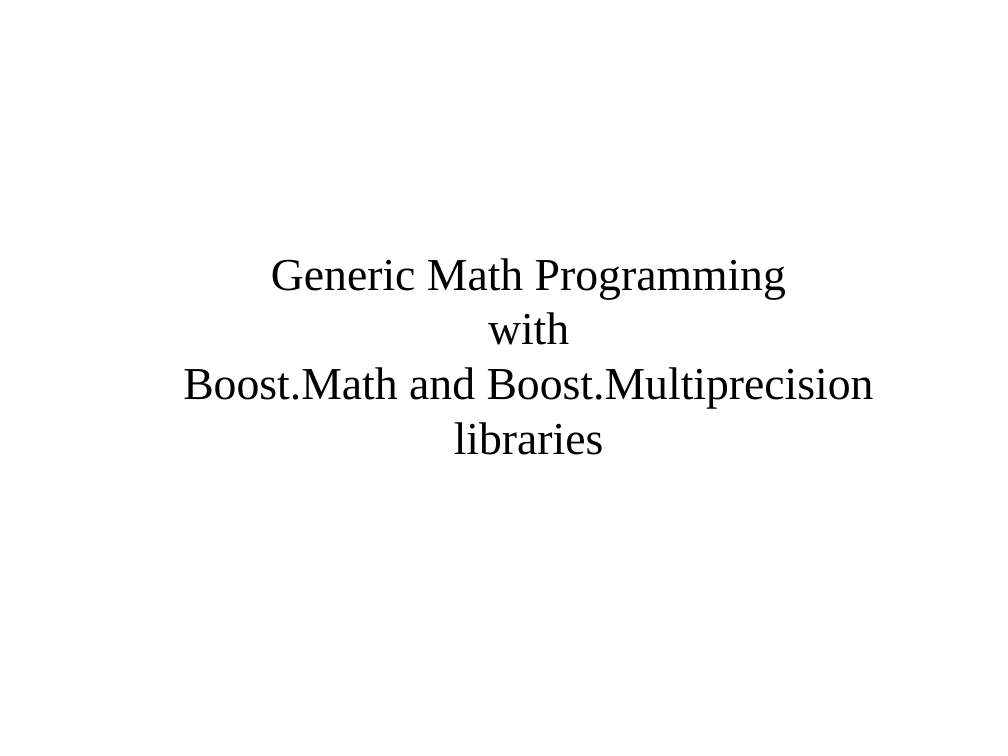
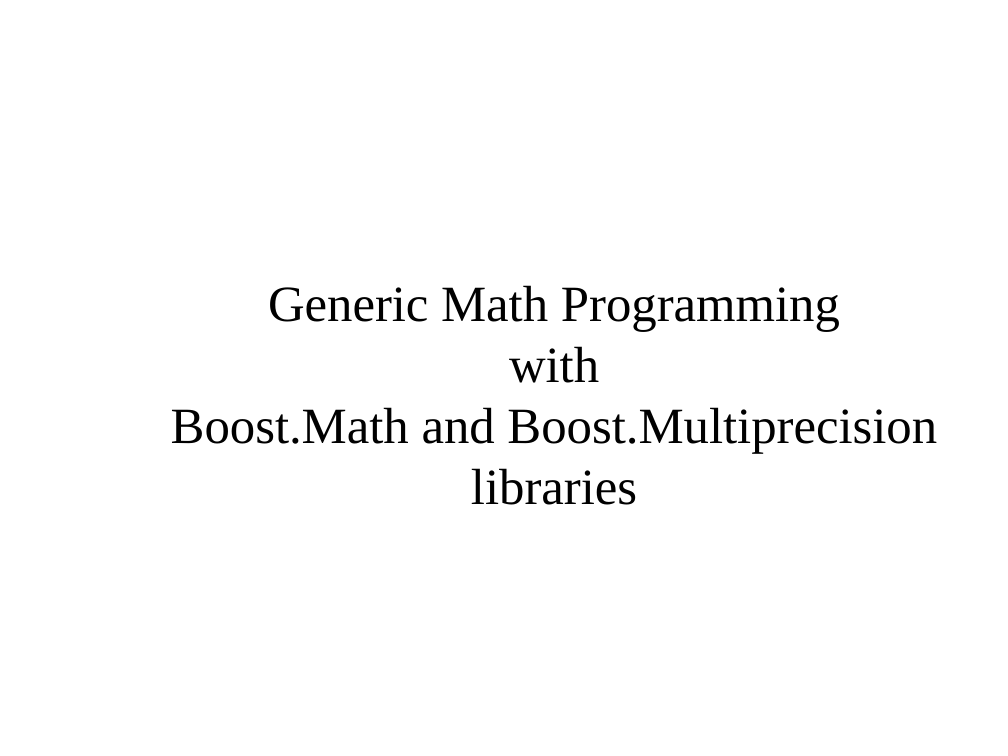
Before and after one commit to AntonBikineev/gmp_presentation_examples, a slide deck: slide 1 of GMPpresentation.odp. Drawn at 1008x756 pixels with LibreOffice and Linux fonts; fonts in the diff are those of the drawing; background and template pictures are left out. Boxes give left, top, right and bottom in pixels: in the first picture for what was removed or moved away, otherwise in the second. Text is boxed around its words. In the diff, an @@ line names an element or a change of style, - is before the commit and + after.

```diff
--- a/GMPpresentation.odp
+++ b/GMPpresentation.odp
@@ subtitle "Generic Math Programming": place and size @@
-subtitle "Generic Math Programming" at [183,258,874,455]
+subtitle "Generic Math Programming" at [171,285,937,505]
@@ subtitle "Generic Math Programming" at [171,285,937,505]: size 36 to 40 pt @@
```
Also in this commit, not shown: 3 other slides changed, 5 slides added, 1 other file.
